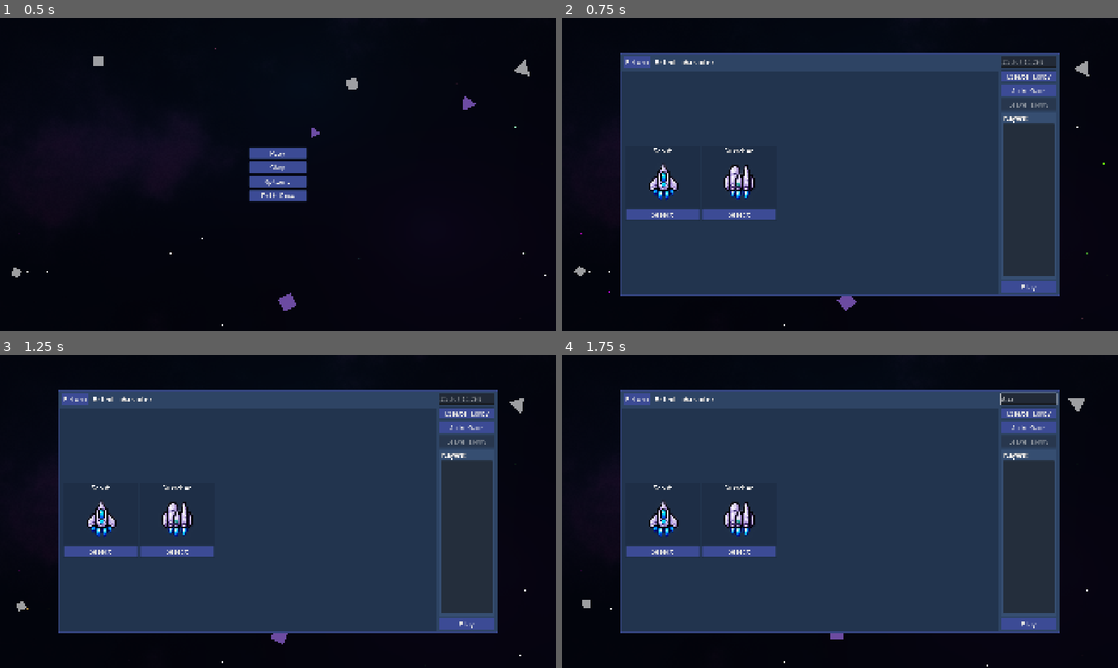
Above: before the commit, frames 1-4 (two rows, left to right).
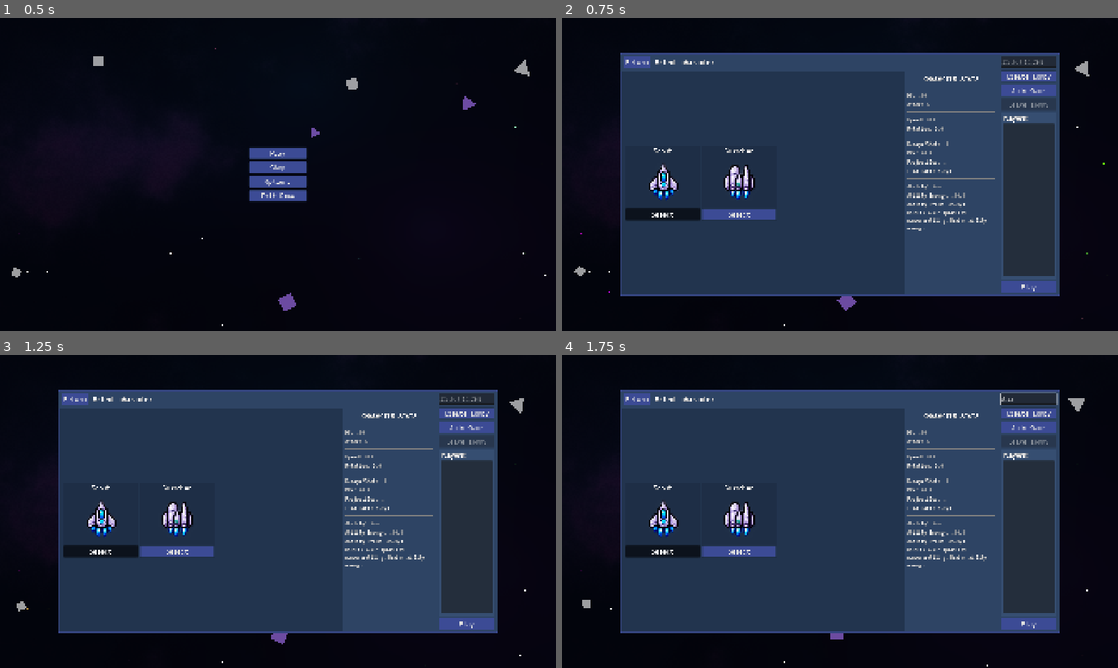
Above: after the commit, the same moments.

Repository: Savo-Consortium-of-Education/tatu-loppuprojekti
Game: Godot game, scene res://scenes/menus/main_menu.tscn
Same seed, same stepped clock (60 frames per second), same inputs: the game is played once before the commit and once after it.
Inputs (mouse positions are in pixels of both pictures, inside the frame that each line leads up to):
- Up to frame 1 (0.5 s): no input
- Up to frame 2 (0.75 s): click "Play" at 0.5 s
- Up to frame 3 (1.25 s): no input
- Up to frame 4 (1.75 s): click (1029, 398) at 1.27 s; type "Alex" at 1.35 s

Frame 1 is identical in both runs. In frame 2, 1.6% of the frame differs, in the area x 11-78%, y 18-68%; in frame 3, 1.6%; in frame 4, 1.6%.

Commit message:
ui: character stats

Diff:
--- a/resources/characters/character_data.gd
+++ b/resources/characters/character_data.gd
@@ -29,3 +29,5 @@
 
 @export_group("Ability")
 @export var abilities: Array[PackedScene] = []
+@export var ability_names: Array[String] = []
+@export var ability_descriptions: Array[String] = []
--- a/resources/characters/guardian_data.tres
+++ b/resources/characters/guardian_data.tres
@@ -12,4 +12,6 @@
 ship_texture = ExtResource("2_2nf5v")
 default_weapon = ExtResource("2_bfrq4")
 abilities = Array[PackedScene]([ExtResource("1_m5jyd")])
+ability_names = Array[String](["Shield"])
+ability_descriptions = Array[String](["Activate to project a protective barrier. Blocks projectiles with high ability energy cost."])
 metadata/_custom_type_script = "uid://rrnb0rlitc3b"
--- a/resources/characters/scout_data.tres
+++ b/resources/characters/scout_data.tres
@@ -12,4 +12,6 @@
 ship_texture = ExtResource("2_4s6xq")
 default_weapon = ExtResource("1_ng3kj")
 abilities = Array[PackedScene]([ExtResource("1_tng3p")])
+ability_names = Array[String](["Boost"])
+ability_descriptions = Array[String](["Hold to boost speed and maneuverability. Drains ability energy."])
 metadata/_custom_type_script = "uid://rrnb0rlitc3b"
--- a/scenes/menus/play_menu.tscn
+++ b/scenes/menus/play_menu.tscn
@@ -23,6 +23,13 @@
 content_margin_bottom = 8.0
 bg_color = Color(0.18431373, 0.27058825, 0.39607844, 1)
 
+[sub_resource type="StyleBoxFlat" id="StyleBoxFlat_rvr8k"]
+content_margin_left = 8.0
+content_margin_top = 8.0
+content_margin_right = 8.0
+content_margin_bottom = 8.0
+bg_color = Color(0.18431373, 0.27058825, 0.39607844, 1)
+
 [sub_resource type="StyleBoxFlat" id="StyleBoxFlat_riqys"]
 content_margin_left = 8.0
 content_margin_top = 8.0
@@ -48,6 +55,7 @@
 anchor_bottom = 1.0
 grow_horizontal = 2
 grow_vertical = 2
+theme = ExtResource("3_3pot6")
 script = ExtResource("1_ixn57")
 character_registry = ExtResource("2_h37g1")
 
@@ -96,20 +104,151 @@
 text = "Select character"
 vertical_alignment = 1
 
-[node name="MarginContainer" type="MarginContainer" parent="MarginContainer/PanelContainer/HBoxContainer/VBoxContainer2" unique_id=889500595]
-layout_mode = 2
+[node name="HBoxContainer" type="HBoxContainer" parent="MarginContainer/PanelContainer/HBoxContainer/VBoxContainer2" unique_id=1727968808]
+layout_mode = 2
+size_flags_vertical = 3
+
+[node name="MarginContainer" type="MarginContainer" parent="MarginContainer/PanelContainer/HBoxContainer/VBoxContainer2/HBoxContainer" unique_id=889500595]
+layout_mode = 2
+size_flags_horizontal = 3
 size_flags_vertical = 3
 theme_override_constants/margin_left = 16
 theme_override_constants/margin_top = 16
 theme_override_constants/margin_right = 16
 theme_override_constants/margin_bottom = 16
 
-[node name="CharacterContainer" type="HFlowContainer" parent="MarginContainer/PanelContainer/HBoxContainer/VBoxContainer2/MarginContainer" unique_id=361091227]
+[node name="CharacterContainer" type="HFlowContainer" parent="MarginContainer/PanelContainer/HBoxContainer/VBoxContainer2/HBoxContainer/MarginContainer" unique_id=361091227]
 unique_name_in_owner = true
 layout_mode = 2
 size_flags_vertical = 6
 theme_override_constants/h_separation = 8
 last_wrap_alignment = 1
+
+[node name="StatsPanel" type="PanelContainer" parent="MarginContainer/PanelContainer/HBoxContainer/VBoxContainer2/HBoxContainer" unique_id=2037732033]
+custom_minimum_size = Vector2(320, 0)
+layout_mode = 2
+theme_override_styles/panel = SubResource("StyleBoxFlat_rvr8k")
+
+[node name="VBoxContainer" type="VBoxContainer" parent="MarginContainer/PanelContainer/HBoxContainer/VBoxContainer2/HBoxContainer/StatsPanel" unique_id=1933573740]
+layout_mode = 2
+theme_override_constants/separation = 12
+
+[node name="TitleLabel" type="Label" parent="MarginContainer/PanelContainer/HBoxContainer/VBoxContainer2/HBoxContainer/StatsPanel/VBoxContainer" unique_id=1000]
+unique_name_in_owner = true
+layout_mode = 2
+theme = ExtResource("3_3pot6")
+theme_override_font_sizes/font_size = 32
+text = "CHARACTER STATS"
+horizontal_alignment = 1
+
+[node name="HPSeparator" type="HSeparator" parent="MarginContainer/PanelContainer/HBoxContainer/VBoxContainer2/HBoxContainer/StatsPanel/VBoxContainer" unique_id=1006]
+layout_mode = 2
+
+[node name="SurvivabilitySection" type="VBoxContainer" parent="MarginContainer/PanelContainer/HBoxContainer/VBoxContainer2/HBoxContainer/StatsPanel/VBoxContainer" unique_id=1007]
+layout_mode = 2
+theme_override_constants/separation = 6
+
+[node name="HPLabel" type="Label" parent="MarginContainer/PanelContainer/HBoxContainer/VBoxContainer2/HBoxContainer/StatsPanel/VBoxContainer/SurvivabilitySection" unique_id=1001]
+unique_name_in_owner = true
+layout_mode = 2
+theme = ExtResource("3_3pot6")
+theme_override_font_sizes/font_size = 24
+text = "HP: --"
+
+[node name="ArmorLabel" type="Label" parent="MarginContainer/PanelContainer/HBoxContainer/VBoxContainer2/HBoxContainer/StatsPanel/VBoxContainer/SurvivabilitySection" unique_id=1003]
+unique_name_in_owner = true
+layout_mode = 2
+theme = ExtResource("3_3pot6")
+theme_override_font_sizes/font_size = 24
+text = "Armor: --"
+
+[node name="MobilitySeparator" type="HSeparator" parent="MarginContainer/PanelContainer/HBoxContainer/VBoxContainer2/HBoxContainer/StatsPanel/VBoxContainer" unique_id=1008]
+layout_mode = 2
+
+[node name="MobilitySection" type="VBoxContainer" parent="MarginContainer/PanelContainer/HBoxContainer/VBoxContainer2/HBoxContainer/StatsPanel/VBoxContainer" unique_id=1009]
+layout_mode = 2
+theme_override_constants/separation = 6
+
+[node name="SpeedLabel" type="Label" parent="MarginContainer/PanelContainer/HBoxContainer/VBoxContainer2/HBoxContainer/StatsPanel/VBoxContainer/MobilitySection" unique_id=1002]
+unique_name_in_owner = true
+layout_mode = 2
+theme = ExtResource("3_3pot6")
+theme_override_font_sizes/font_size = 24
+text = "Speed: --"
+
+[node name="RotationLabel" type="Label" parent="MarginContainer/PanelContainer/HBoxContainer/VBoxContainer2/HBoxContainer/StatsPanel/VBoxContainer/MobilitySection" unique_id=1010]
+unique_name_in_owner = true
+layout_mode = 2
+theme = ExtResource("3_3pot6")
+theme_override_font_sizes/font_size = 24
+text = "Rotation: --"
+
+[node name="WeaponSeparator" type="HSeparator" parent="MarginContainer/PanelContainer/HBoxContainer/VBoxContainer2/HBoxContainer/StatsPanel/VBoxContainer" unique_id=1011]
+layout_mode = 2
+
+[node name="WeaponSection" type="VBoxContainer" parent="MarginContainer/PanelContainer/HBoxContainer/VBoxContainer2/HBoxContainer/StatsPanel/VBoxContainer" unique_id=1012]
+layout_mode = 2
+theme_override_constants/separation = 6
+
+[node name="DamageLabel" type="Label" parent="MarginContainer/PanelContainer/HBoxContainer/VBoxContainer2/HBoxContainer/StatsPanel/VBoxContainer/WeaponSection" unique_id=1005]
+unique_name_in_owner = true
+layout_mode = 2
+theme = ExtResource("3_3pot6")
+theme_override_font_sizes/font_size = 24
+text = "Damage: --"
+
+[node name="DPSLabel" type="Label" parent="MarginContainer/PanelContainer/HBoxContainer/VBoxContainer2/HBoxContainer/StatsPanel/VBoxContainer/WeaponSection" unique_id=1013]
+unique_name_in_owner = true
+layout_mode = 2
+theme = ExtResource("3_3pot6")
+theme_override_font_sizes/font_size = 24
+text = "DPS: --"
+
+[node name="ProjectileLabel" type="Label" parent="MarginContainer/PanelContainer/HBoxContainer/VBoxContainer2/HBoxContainer/StatsPanel/VBoxContainer/WeaponSection" unique_id=1014]
+unique_name_in_owner = true
+layout_mode = 2
+theme = ExtResource("3_3pot6")
+theme_override_font_sizes/font_size = 24
+text = "Projectiles: --"
+
+[node name="FireRateLabel" type="Label" parent="MarginContainer/PanelContainer/HBoxContainer/VBoxContainer2/HBoxContainer/StatsPanel/VBoxContainer/WeaponSection" unique_id=1015]
+unique_name_in_owner = true
+layout_mode = 2
+theme = ExtResource("3_3pot6")
+theme_override_font_sizes/font_size = 24
+text = "Fire Rate: --"
+
+[node name="AbilitySeparator" type="HSeparator" parent="MarginContainer/PanelContainer/HBoxContainer/VBoxContainer2/HBoxContainer/StatsPanel/VBoxContainer" unique_id=1016]
+layout_mode = 2
+
+[node name="AbilitySection" type="VBoxContainer" parent="MarginContainer/PanelContainer/HBoxContainer/VBoxContainer2/HBoxContainer/StatsPanel/VBoxContainer" unique_id=1017]
+layout_mode = 2
+theme_override_constants/separation = 6
+
+[node name="AbilityLabel" type="Label" parent="MarginContainer/PanelContainer/HBoxContainer/VBoxContainer2/HBoxContainer/StatsPanel/VBoxContainer/AbilitySection" unique_id=1004]
+unique_name_in_owner = true
+layout_mode = 2
+theme = ExtResource("3_3pot6")
+theme_override_font_sizes/font_size = 24
+text = "Ability: --"
+
+[node name="AbilityEnergyLabel" type="Label" parent="MarginContainer/PanelContainer/HBoxContainer/VBoxContainer2/HBoxContainer/StatsPanel/VBoxContainer/AbilitySection" unique_id=1028925318]
+unique_name_in_owner = true
+layout_mode = 2
+theme_override_font_sizes/font_size = 24
+
+[node name="AbilityDrainLabel" type="Label" parent="MarginContainer/PanelContainer/HBoxContainer/VBoxContainer2/HBoxContainer/StatsPanel/VBoxContainer/AbilitySection" unique_id=822290837]
+unique_name_in_owner = true
+layout_mode = 2
+theme_override_font_sizes/font_size = 24
+
+[node name="AbilityDescLabel" type="Label" parent="MarginContainer/PanelContainer/HBoxContainer/VBoxContainer2/HBoxContainer/StatsPanel/VBoxContainer/AbilitySection" unique_id=1018]
+unique_name_in_owner = true
+layout_mode = 2
+theme = ExtResource("3_3pot6")
+theme_override_font_sizes/font_size = 22
+text = "Ability description"
+autowrap_mode = 3
 
 [node name="PanelContainer" type="PanelContainer" parent="MarginContainer/PanelContainer/HBoxContainer" unique_id=1911084613]
 layout_mode = 2
--- a/scripts/ui/play_menu.gd
+++ b/scripts/ui/play_menu.gd
@@ -11,16 +11,38 @@
 @onready var join_button: Button = %JoinButton
 @onready var leave_button: Button = %LeaveButton
 @onready var player_list: ItemList = %PlayerListList
+@onready var hp_label: Label = %HPLabel
+@onready var speed_label: Label = %SpeedLabel
+@onready var armor_label: Label = %ArmorLabel
+@onready var rotation_label: Label = %RotationLabel
+@onready var ability_label: Label = %AbilityLabel
+@onready var ability_desc_label: Label = %AbilityDescLabel
+@onready var damage_label: Label = %DamageLabel
+@onready var dps_label: Label = %DPSLabel
+@onready var projectile_label: Label = %ProjectileLabel
+@onready var fire_rate_label: Label = %FireRateLabel
+@onready var ability_energy_label: Label = %AbilityEnergyLabel
+@onready var ability_drain_label: Label = %AbilityDrainLabel
 
 const SELECT_CHARACTER: PackedScene = preload("res://scenes/menus/select_character.tscn")
 const JOIN_LOBBY_SCENE: PackedScene = preload("res://scenes/menus/join_menu.tscn")
 
-var prev_selected: Button
+var prev_selected: Control
 
 func _ready() -> void:
     load_characters()
     GameManager.character_selected.connect(_on_character_selected)
     Lobby.player_connected.connect(_on_player_connected)
+
+    # select first character by default
+    if character_container.get_child_count() > 0:
+        var first_char = character_container.get_child(0)
+        if first_char:
+            first_char.select_button.button_pressed = true
+            prev_selected = first_char
+            GameManager.selected_character = first_char.character_data
+            Lobby.set_player_character(first_char.character_data.resource_path)
+            _on_character_selected(first_char.character_data, first_char)
 
 func load_characters() -> void:
     if character_registry == null:
@@ -44,11 +66,52 @@
         else:
             get_tree().change_scene_to_file("res://scenes/world.tscn")
 
-func _on_character_selected(button: Button) -> void:
-    if prev_selected != null and prev_selected != button:
-        prev_selected.button_pressed = false
+func _on_character_selected(character_data: CharacterData, selected_node: Control) -> void:
+    if character_data == null:
+        return
 
-    prev_selected = button
+    # unselect previous button
+    if prev_selected != null and prev_selected != selected_node:
+        prev_selected.select_button.button_pressed = false
+
+    prev_selected = selected_node
+
+    hp_label.text = "HP: %d" % character_data.max_hp
+    armor_label.text = "Armor: %d" % character_data.armor
+    speed_label.text = "Speed: %d" % character_data.max_speed
+    rotation_label.text = "Rotation: %.1f" % character_data.rotation_speed
+
+    var weapon = character_data.default_weapon
+    if weapon:
+        var damage = weapon.damage
+        var fire_rate = weapon.fire_rate
+        var projectile_count = weapon.projectile_count
+        var dps = damage * fire_rate * projectile_count
+
+        damage_label.text = "Damage/Shot: %d" % damage
+        dps_label.text = "DPS: %.1f" % dps
+        projectile_label.text = "Projectiles: %d" % projectile_count
+        fire_rate_label.text = "Fire Rate: %.1f/s" % fire_rate
+        ability_energy_label.text = "Ability Energy: %.1f" % character_data.max_ability
+        ability_drain_label.text = "Ability Drain: %.1f/s" % character_data.ability_drain
+    else:
+        damage_label.text = "Damage/Shot: --"
+        dps_label.text = "DPS: --"
+        projectile_label.text = "Projectiles: --"
+        fire_rate_label.text = "Fire Rate: --"
+        ability_energy_label.text = "Ability Energy: --"
+        ability_drain_label.text = "Ability Drain: --"
+
+    # abilities from character data
+    var ability_names = character_data.ability_names
+    var ability_descs = character_data.ability_descriptions
+
+    if ability_names.size() > 0:
+        ability_label.text = "Ability: %s" % ", ".join(ability_names)
+        ability_desc_label.text = "\n".join(ability_descs)
+    else:
+        ability_label.text = "Ability: None"
+        ability_desc_label.text = "No abilities"
 
 func _on_return_button_pressed() -> void:
     Lobby.leave_lobby()
--- a/scripts/ui/select_character.gd
+++ b/scripts/ui/select_character.gd
@@ -20,4 +20,4 @@
     print("selected name = %s" % character_data.character_name)
     GameManager.selected_character = character_data
     Lobby.set_player_character(character_data.resource_path)
-    GameManager.character_selected.emit(select_button)
+    GameManager.character_selected.emit(character_data, self)
